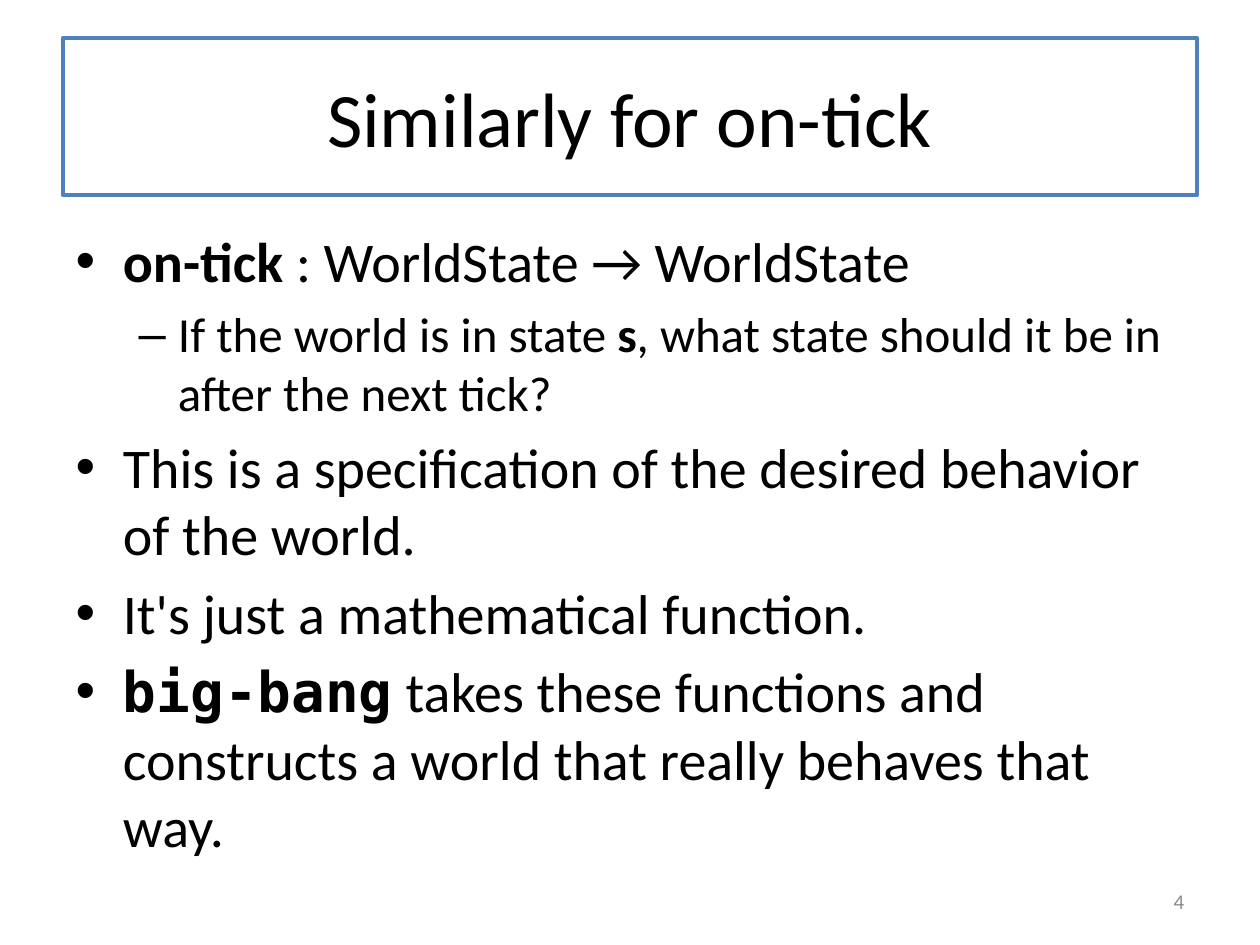
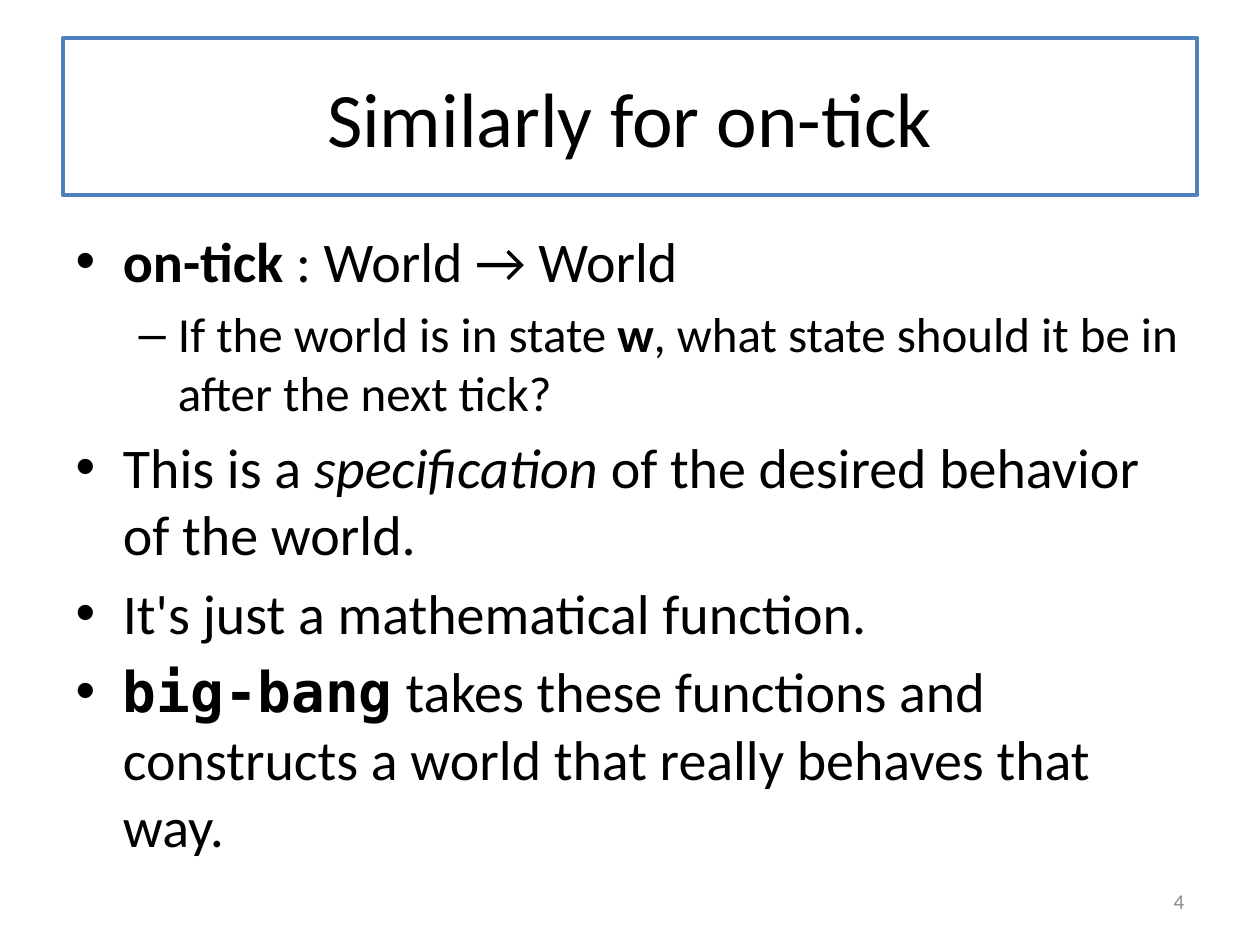
Before and after one commit to mwand/cs5010f16, a slide deck: slide 4 of Slides/Lesson 10.3 Real State vs Simulated State.pptx. Drawn at 1260x945 pixels with LibreOffice and Linux fonts; fonts in the diff are those of the drawing. Boxes give left, top, right and bottom in pixels: in the first picture for what was removed or moved away, otherwise in the second. Text is boxed around its words. In the diff, an @@ line names an element or a change of style, - is before the commit and + after.

```diff
--- a/Slides/Lesson 10.3 Real State vs Simulated State.pptx
+++ b/Slides/Lesson 10.3 Real State vs Simulated State.pptx
@@ text at bbox=[123, 242, 1178, 412]: text changed @@
-• on-tick : WorldState → WorldState
-  – If the world is in state s, what state should it be in after the next tick?
+• on-tick : World → World
+  – If the world is in state w, what state should it be in after the next tick?
@@ text at bbox=[123, 449, 1139, 556]: italic on in "specification" @@
```
Also in this commit, not shown: 4 other files.
